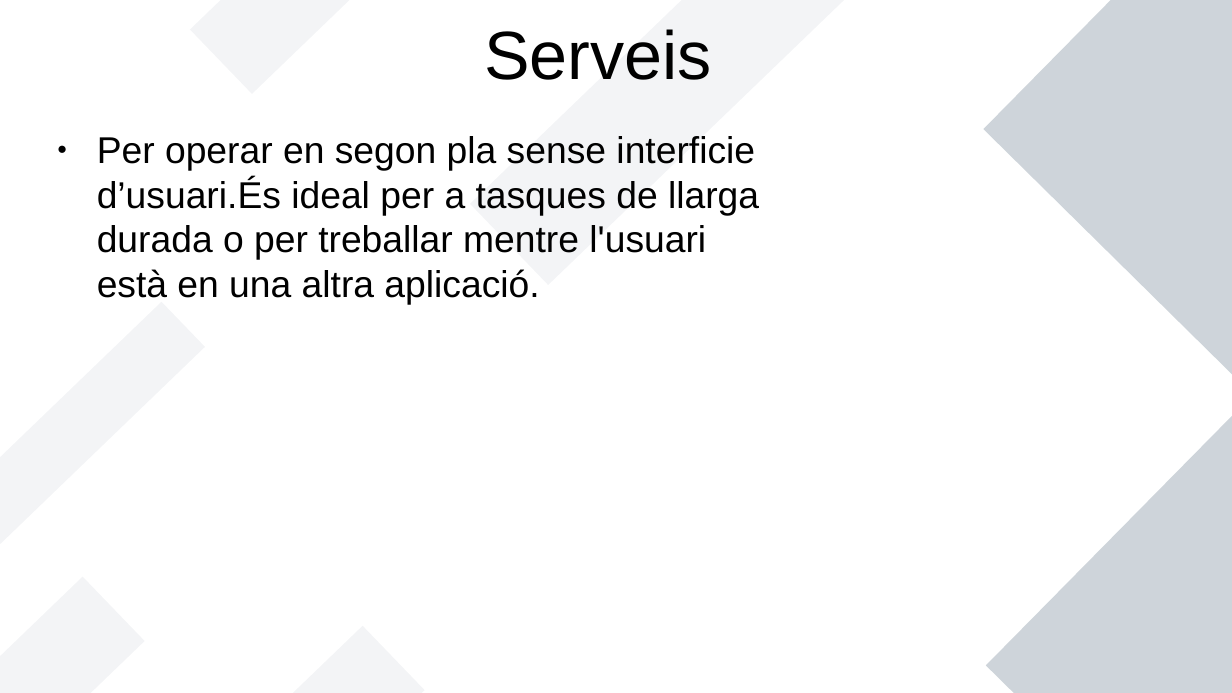
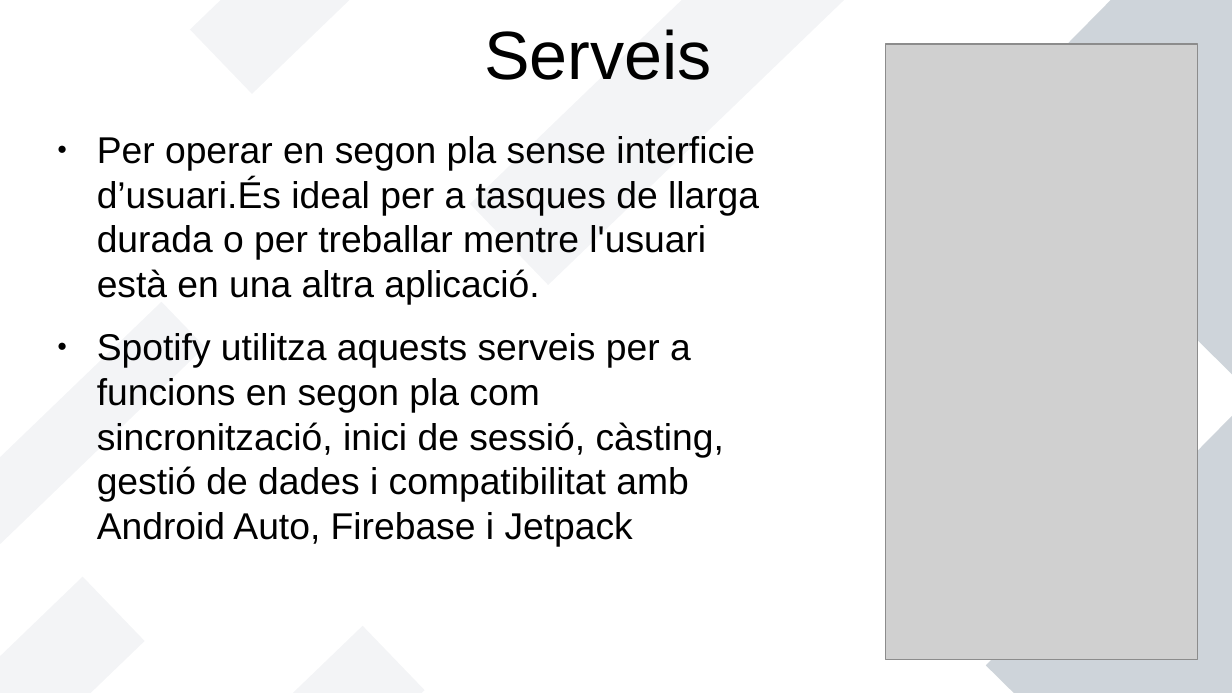
Before and after one commit to Paguita999/JonathanGuillem, a slide deck: slide 3 of Moviles/Activitat Les meues Apps/ComponentsAplicacióAndroid.odp. Drawn at 1232x693 pixels with LibreOffice and Linux fonts; fonts in the diff are those of the drawing; grey boxes stand for pictures. Boxes give left, top, right and bottom in pixels: in the first picture for what was removed or moved away, otherwise in the second. Text is boxed around its words. In the diff, an @@ line names an element or a change of style, - is before the commit and + after.

Commit message:
components android

```diff
--- a/Moviles/Activitat Les meues Apps/ComponentsAplicacióAndroid.odp
+++ b/Moviles/Activitat Les meues Apps/ComponentsAplicacióAndroid.odp
@@ picture added at (887,44,1198,660) @@
@@ text at (97,333,724,547): paragraph added @@
+● Spotify utilitza aquests serveis per a funcions en segon pla com sincronització, inici de sessió, càsting, gestió de dades i compatibilitat amb Android Auto, Firebase i Jetpack
```
Also in this commit, not shown: 3 other slides changed, 2 slides added, 1 other file.
